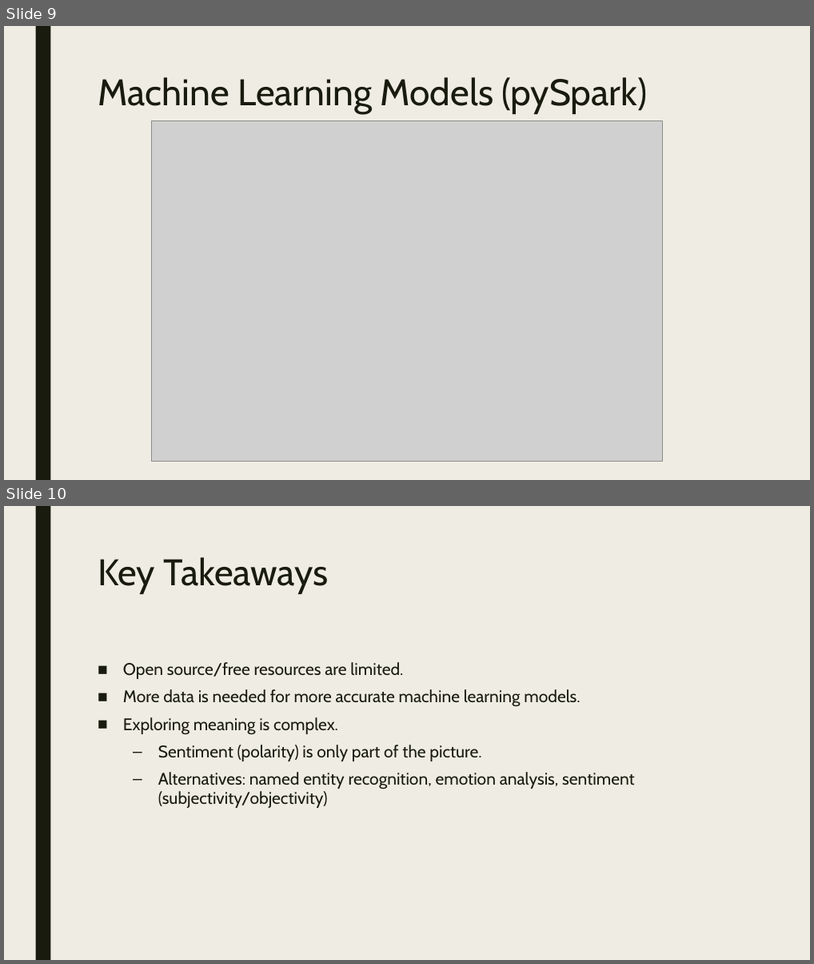
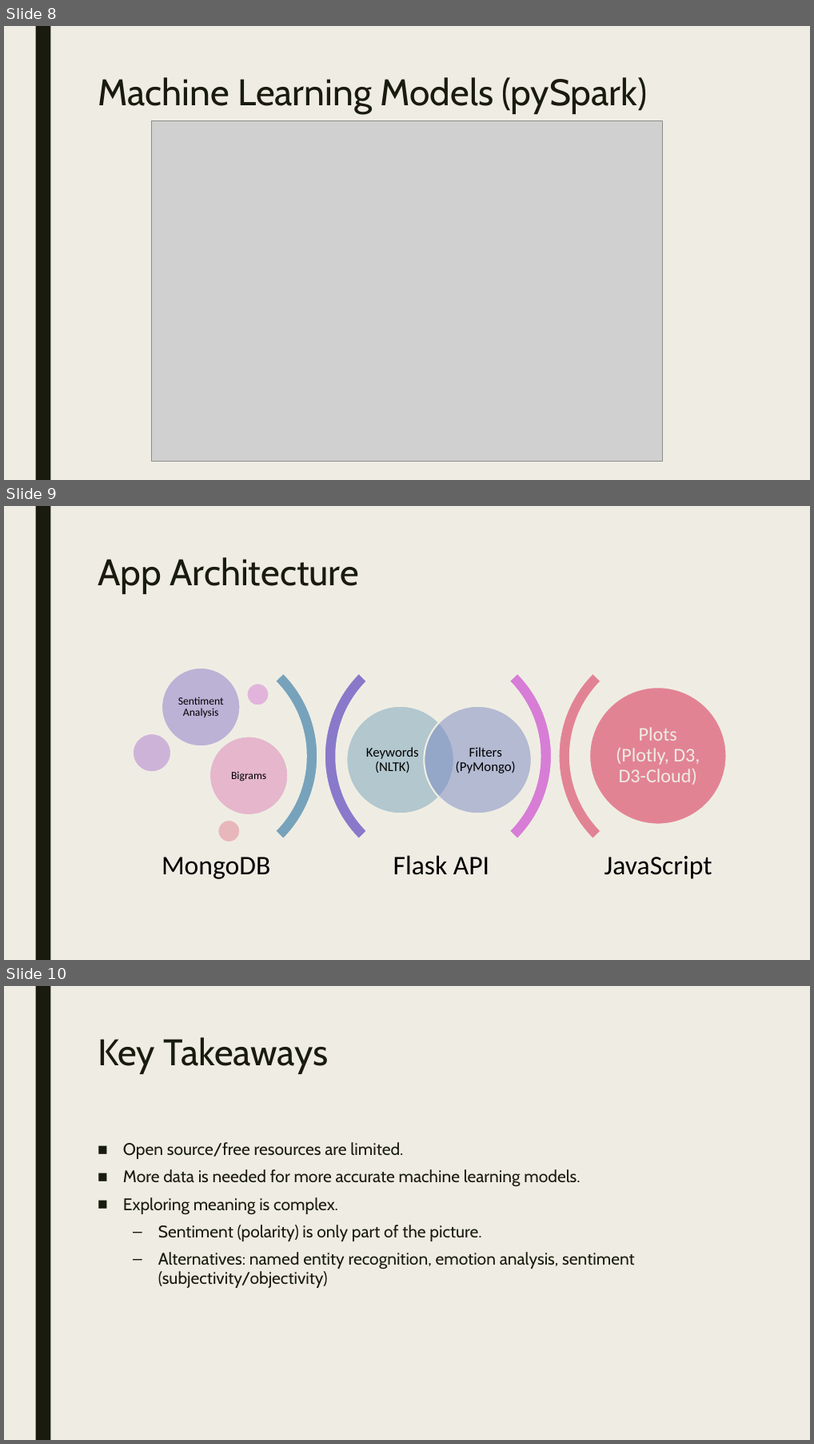
Before and after one commit to James-Ashley/sentiment-analysis-dashboard, a slide deck: demo_day_deck.pptx. Shown one above the other, each under a label of ours: slides 9 and 10 before the commit, slides 8, 9 and 10 after it. The pictures are 814x964 and 814x1444 pixels, drawn with LibreOffice and Linux fonts; fonts in the diff are those of the drawing; grey boxes stand for pictures. Boxes give left, top, right and bottom in pixels: in the first picture for what was removed or moved away, otherwise in the second. Text is boxed around its words. In the diff, an @@ line names an element or a change of style, - is before the commit and + after.

```diff
--- a/demo_day_deck.pptx
+++ b/demo_day_deck.pptx
@@ slide 9 added at bbox=[4, 506, 810, 960], background #EFEDE3; not listed: 1 template element that a slide beside it also shows @@
@@ title added at bbox=[98, 557, 358, 594], 44 pt, text #191B0E @@
+App Architecture
@@ group added at bbox=[83, 639, 794, 879]: 8 texts, 8 ellipses, 4 arch (boxed as its full ring)s @@
+Flask API
+JavaScript
+Keywords (NLTK)
+Filters (PyMongo)
+Sentiment Analysis
+Bigrams
+Plots (Plotly, D3, D3-Cloud)
+MongoDB
@@ what was slide 9 is now slide 8 @@
```
Also in this commit, not shown: 3 slides changed, 1 slide removed.
